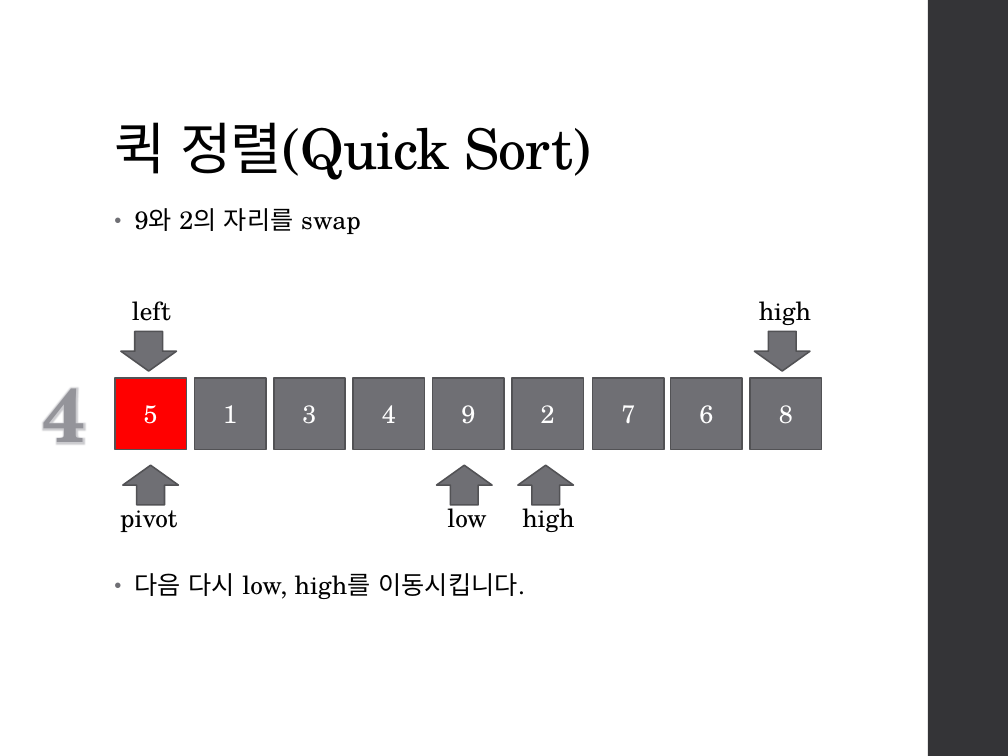
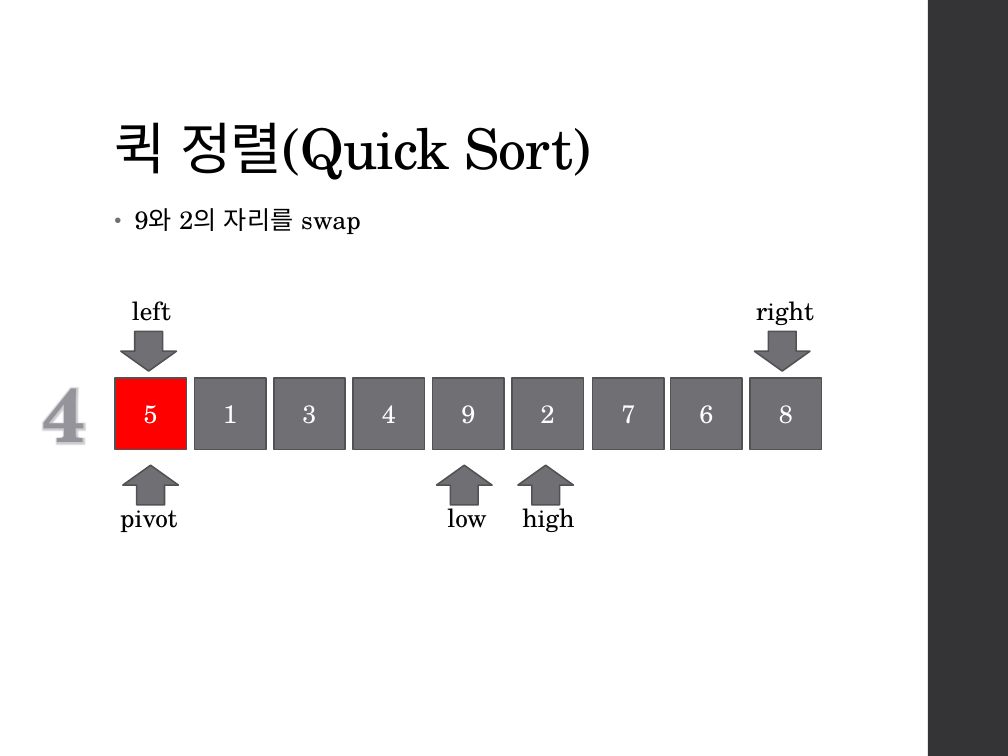
Before and after one commit to Kaigon0919/StudyDataStruct, a slide deck: slide 24 of Bubble,QuickSort/Bubble Sort, Quick Sort.pptx. Drawn at 1008x756 pixels with LibreOffice and Linux fonts; fonts in the diff are those of the drawing. Boxes give left, top, right and bottom in pixels: in the first picture for what was removed or moved away, otherwise in the second. Text is boxed around its words. In the diff, an @@ line names an element or a change of style, - is before the commit and + after.

```diff
--- a/Bubble,QuickSort/Bubble Sort, Quick Sort.pptx
+++ b/Bubble,QuickSort/Bubble Sort, Quick Sort.pptx
@@ text at <box>756,301,814,325</box>: text changed @@
-high
+right
@@ text removed at <box>135,573,525,599</box> @@
-• 다음 다시 low, high를 이동시킵니다.
```
Also in this commit, not shown: 8 other slides changed, 1 slide added, 1 slide removed.
